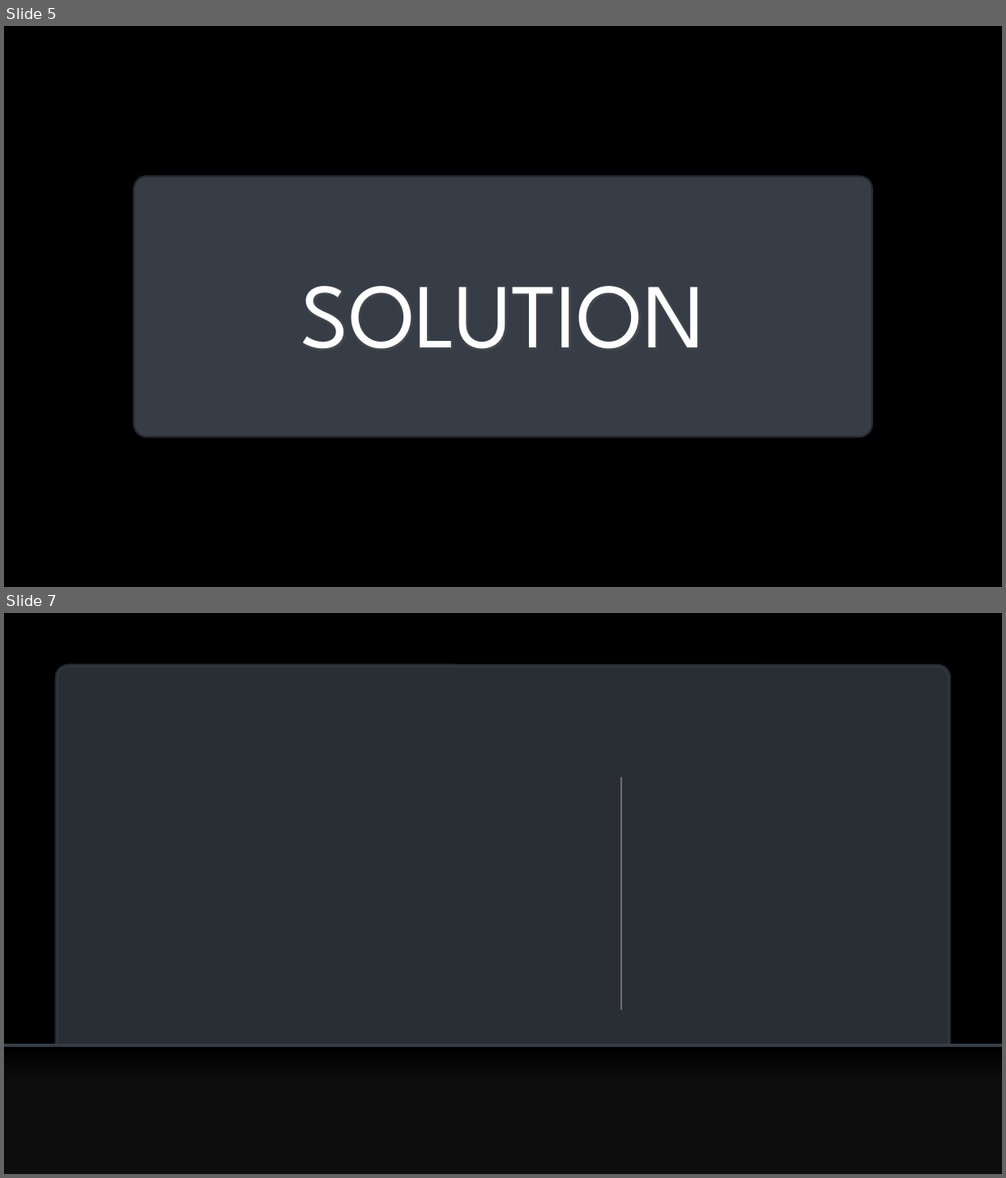
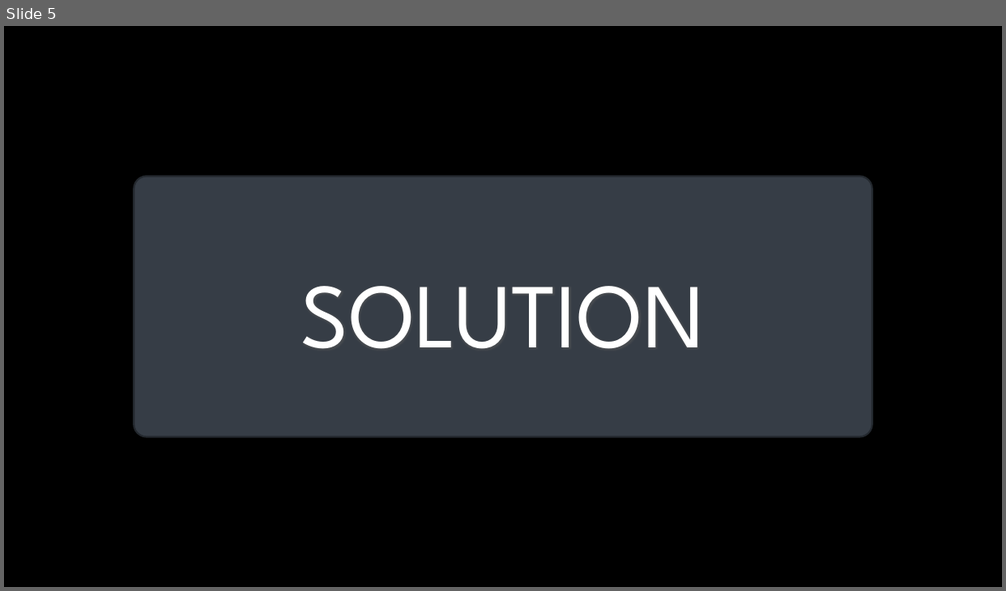
Before and after one commit to robobot97/GradHackTeam30, a slide deck: GradHack Project Presentation.pptx. Shown one above the other, each under a label of ours: slides 5 and 7 before the commit, slide 5 after it; the slides between them are not shown. The pictures are 1006x1178 and 1006x591 pixels, drawn with LibreOffice and Linux fonts; fonts in the diff are those of the drawing; background and template pictures are left out. Boxes give left, top, right and bottom in pixels: in the first picture for what was removed or moved away, otherwise in the second. Text is boxed around its words. In the diff, an @@ line names an element or a change of style, - is before the commit and + after.

```diff
--- a/GradHack Project Presentation.pptx
+++ b/GradHack Project Presentation.pptx
@@ slide 7 removed at bbox=[4, 613, 1002, 1174], background picture (left out) @@
@@ rounded rectangle removed at bbox=[57, 666, 949, 1122] @@
@@ line removed from (621, 777) to (621, 1010) @@
@@ rectangle removed at bbox=[4, 1046, 1002, 1174] @@
@@ rectangle removed at bbox=[4, 1046, 1002, 1084] @@
@@ line removed from (4, 1046) to (1002, 1046) @@
```
Also in this commit, not shown: 4 slides changed, 13 slides added, 1 other slide removed, 11 other files.
